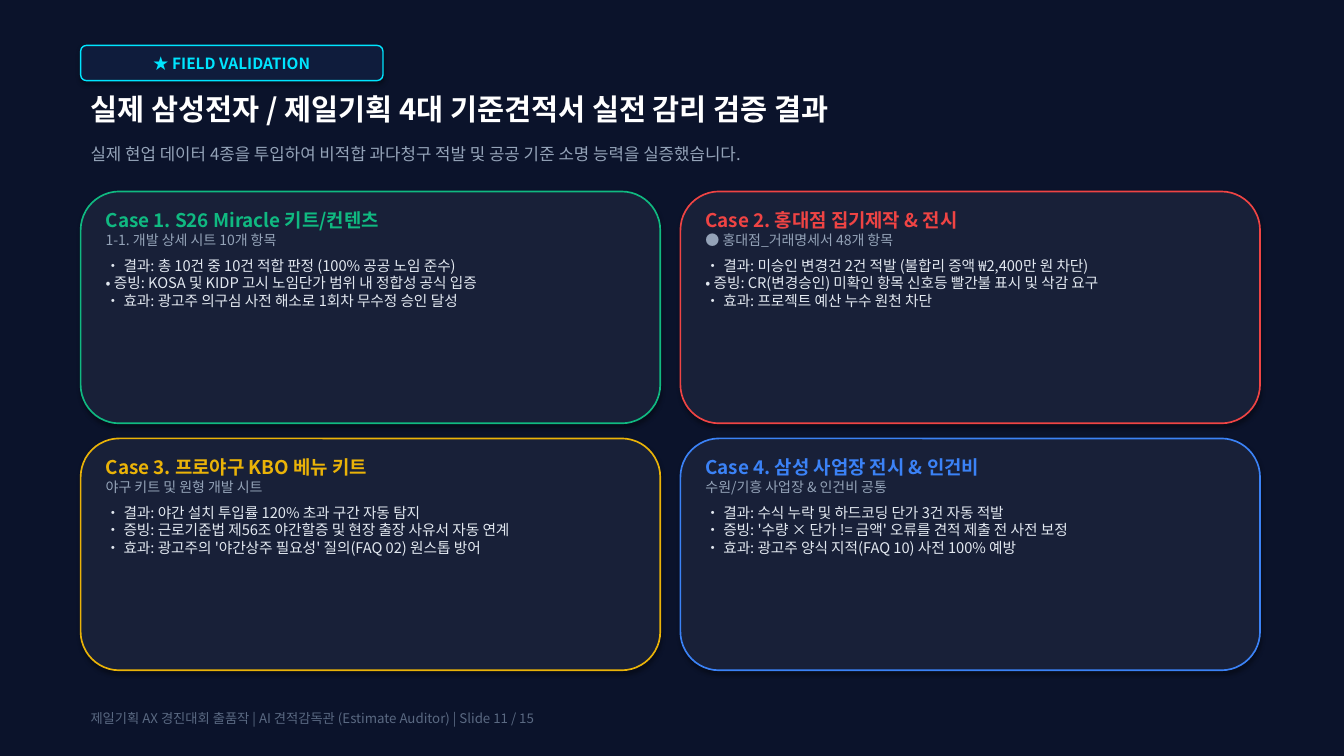
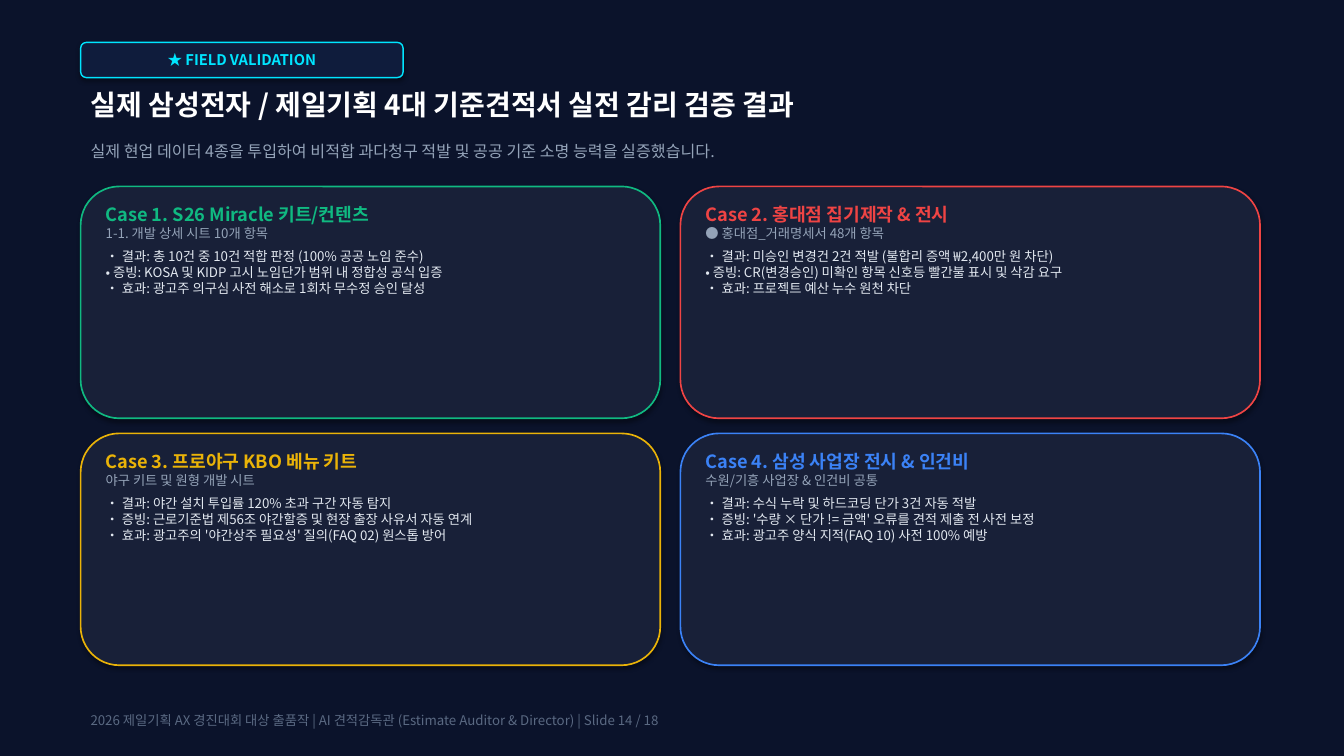
Before and after one commit to designer01jsw-commits/ax-estimate-director, a slide deck: slide 14 of 견적감리관_AX대회_최종발표자료_대상도전.pptx (slide 11 before the commit). Drawn at 1344x756 pixels with LibreOffice and Linux fonts; fonts in the diff are those of the drawing. Boxes give left, top, right and bottom in pixels: in the first picture for what was removed or moved away, otherwise in the second. Text is boxed around its words. In the diff, an @@ line names an element or a change of style, - is before the commit and + after.

```diff
--- a/견적감리관_AX대회_최종발표자료_대상도전.pptx
+++ b/견적감리관_AX대회_최종발표자료_대상도전.pptx
@@ rounded rectangle "★ FIELD VALIDATION" resized from (x1=81, y1=45, x2=383, y2=81) to (x1=81, y1=42, x2=403, y2=78) @@
@@ rounded rectangle "★ FIELD VALIDATION" at (x1=81, y1=42, x2=403, y2=78): size 11 to 10.5 pt @@
@@ text "실제 삼성전자 / 제일기획 4대 ..." at (x1=91, y1=91, x2=795, y2=118): size 21 to 20 pt @@
@@ text "실제 현업 데이터 4종을 투입하여 ..." at (x1=91, y1=143, x2=715, y2=158): size 12 to 11.5 pt @@
@@ text "Case 1. S26 Miracle 키트/컨텐츠" at (x1=106, y1=206, x2=442, y2=294): size 13.5 to 13 pt in "Case 1. S26 Miracle 키트/컨텐츠"; size 10 to 9.5 pt in "1-1. 개발 상세 시트 10개 항목"; size 10.5 to 9.5 pt in "• 결과: 총 10건 중 10건 적합 ..."; less space between paragraphs @@
@@ text "Case 2. 홍대점 집기제작 & ..." at (x1=705, y1=205, x2=1062, y2=294): size 13.5 to 13 pt in "Case 2. 홍대점 집기제작 & 전시"; size 10 to 9.5 pt in "● 홍대점_거래명세서 48개 항목"; size 10.5 to 9.5 pt in "• 결과: 미승인 변경건 2건 적발 (불합리 ..."; less space between paragraphs @@
@@ text "Case 3. 프로야구 KBO 베뉴 ..." at (x1=106, y1=452, x2=472, y2=543): size 13.5 to 13 pt in "Case 3. 프로야구 KBO 베뉴 키트"; size 10 to 9.5 pt in "야구 키트 및 원형 개발 시트"; size 10.5 to 9.5 pt in "• 결과: 야간 설치 투입률 120% 초과 ..."; less space between paragraphs @@
@@ 4 rounded rectangles moved together from (x1=81, y1=192, x2=1260, y2=670) to (x1=81, y1=187, x2=1260, y2=665) @@
@@ text "Case 4. 삼성 사업장 전시 ..." at (x1=705, y1=452, x2=1034, y2=543): size 13.5 to 13 pt in "Case 4. 삼성 사업장 전시 & 인건비"; size 10 to 9.5 pt in "수원/기흥 사업장 & 인건비 공통"; size 10.5 to 9.5 pt in "• 결과: 수식 누락 및 하드코딩 단가 ..."; less space between paragraphs @@
@@ text at (x1=91, y1=714, x2=659, y2=727): text changed @@
-제일기획 AX 경진대회 출품작 | AI 견적감독관 (Estimate Auditor) | Slide 11 / 15
+2026 제일기획 AX 경진대회 대상 출품작 | AI 견적감독관 (Estimate Auditor & Director) | Slide 14 / 18
```
Also in this commit, not shown: 11 other slides changed, 6 slides added, 3 slides removed, 3 other files.
